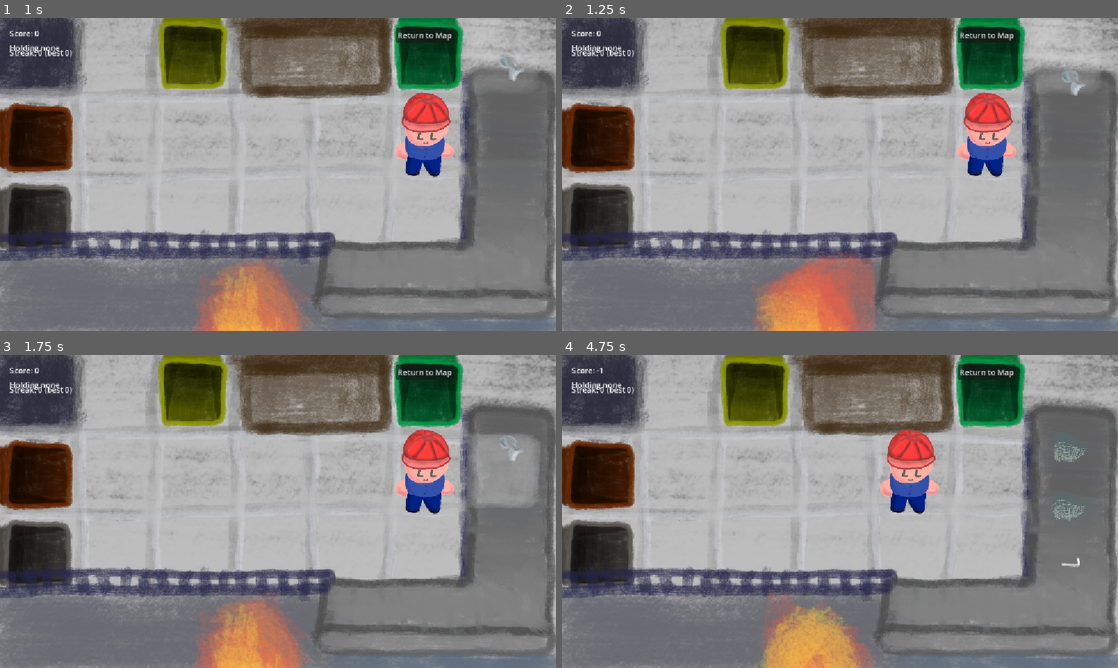
Above: before the commit, frames 1-4 (two rows, left to right).
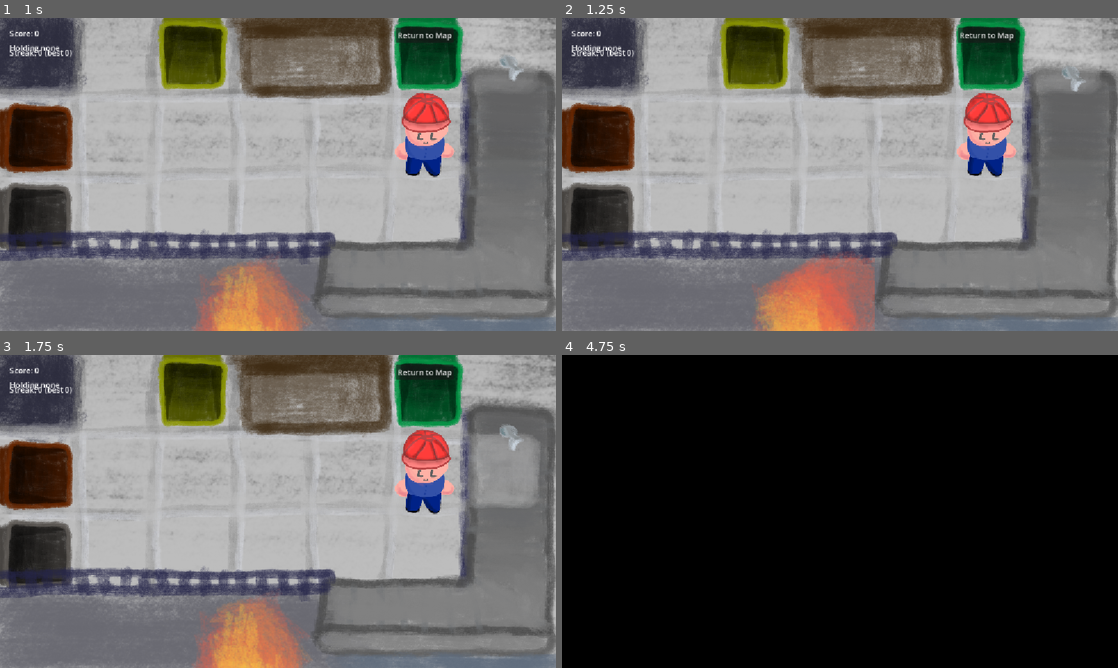
Above: after the commit, the same moments.

Repository: helloworld2540/isle2
Game: Godot game, scene res://scenes/upcycle.tscn
Two runs of this game, one before a commit and one after it. Both use one fixed random seed, a clock stepped at 60 frames per second and the inputs below.
Inputs (mouse positions are in pixels of both pictures, inside the frame that each line leads up to):
- Up to frame 1 (1 s): tap Enter (ui_accept) at 0.5, 0.77 s; move the mouse to (400, 158) at 0.52 s; click (400, 158) at 0.67 s
- Up to frame 2 (1.25 s): no input
- Up to frame 3 (1.75 s): drag from (166, 527) to (250, 574) at 1.27 s
- Up to frame 4 (4.75 s): move the mouse to (895, 442) at 2.02 s; click (895, 442) at 2.17 s; drag from (812, 574) to (673, 464) at 2.77 s; move the mouse to (1006, 558) at 3.52 s; click (1006, 558) at 3.67 s; tap Enter (ui_accept) at 3.77 s; tap Escape (ui_cancel) at 4.15 s; drag from (673, 464) to (756, 433) at 4.27 s

Frame 1 is identical in both runs. In frame 2, less than 0.1% of the frame differs, in the area x 89-95%, y 15-25%; in frame 3, 0.2%; in frame 4, 100%, in the area x 0-100%, y 0-100%.

Commit message:
perf: [`reef`] Feat: [upcycle] adaptive belt speed and item cap; ESC return in minigames

Diff:
--- a/scripts/reef_rescue.gd
+++ b/scripts/reef_rescue.gd
@@ -126,3 +126,8 @@
 	tw.tween_property(lbl, "position", lbl.position + Vector2(0, -42), 0.7).set_trans(Tween.TRANS_SINE).set_ease(Tween.EASE_OUT)
 	tw.parallel().tween_property(lbl, "modulate:a", 0.0, 0.7)
 	tw.tween_callback(lbl.queue_free)
+
+func _unhandled_input(event: InputEvent) -> void:
+	if event.is_action_pressed("ui_cancel"):
+		AudioManager.play_sfx("return")
+		SceneTransition.change_scene("res://scenes/world.tscn")
--- a/scripts/upcycle.gd
+++ b/scripts/upcycle.gd
@@ -102,10 +102,12 @@
 			item.set_meta("on_belt", false)
 			burn_item(item)
 
+	belt_speed = clampf(90.0 + float(score) * 0.4, 90.0, 220.0)
 	spawn_timer += delta
 	if spawn_timer >= SPAWN_INTERVAL:
 		spawn_timer = 0.0
-		spawn_item()
+		if _count_belt_items() < 10:
+			spawn_item()
 
 	if carried_item and is_instance_valid(carried_item):
 		carried_item.global_position = player.global_position + Vector2(0, -20)
@@ -148,6 +150,13 @@
 					best_dist = d
 					nearest = bin
 	return nearest
+
+func _count_belt_items() -> int:
+	var n := 0
+	for follow in conveyor.get_children():
+		if follow.get_child_count() > 0:
+			n += 1
+	return n
 
 func spawn_item() -> void:
 	var tex: String = trash.pick_random()
@@ -270,3 +279,8 @@
 
 		carried_item.queue_free()
 		carried_item = null
+
+func _unhandled_input(event: InputEvent) -> void:
+	if event.is_action_pressed("ui_cancel"):
+		AudioManager.play_sfx("return")
+		SceneTransition.change_scene("res://scenes/world.tscn")
